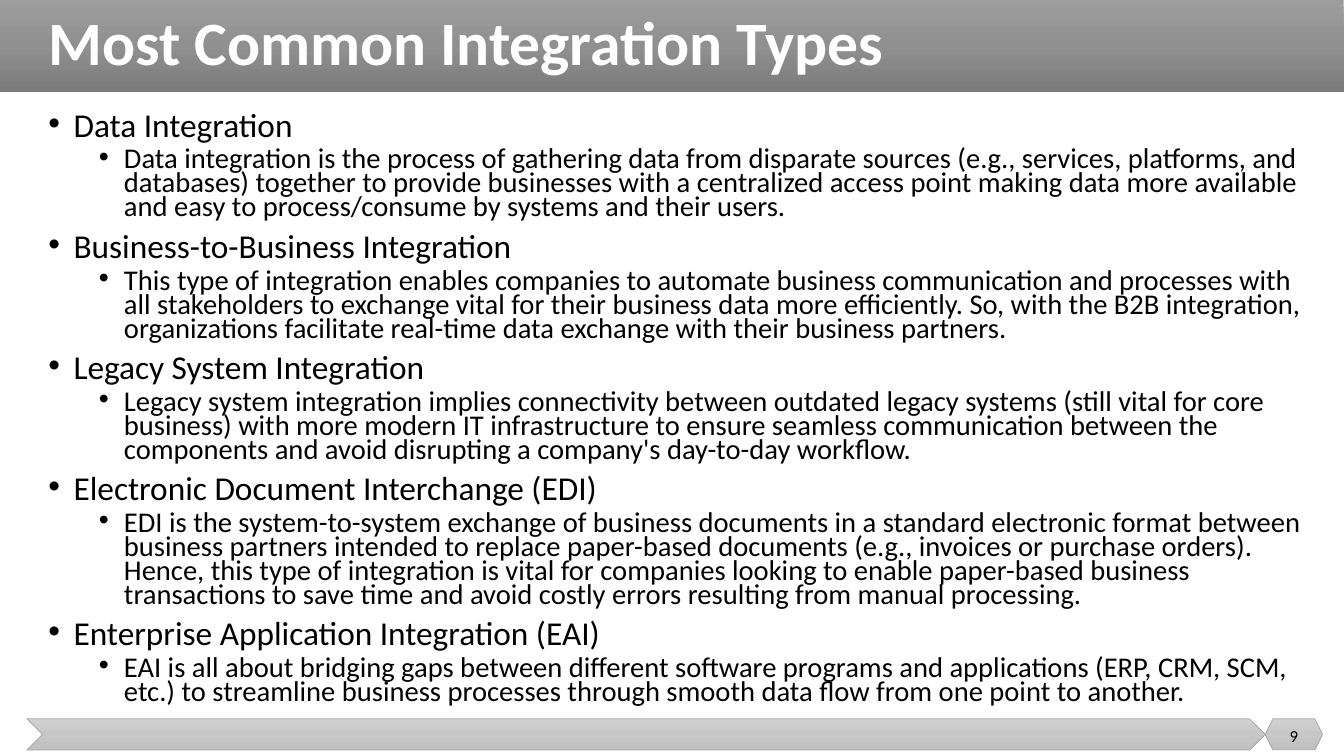
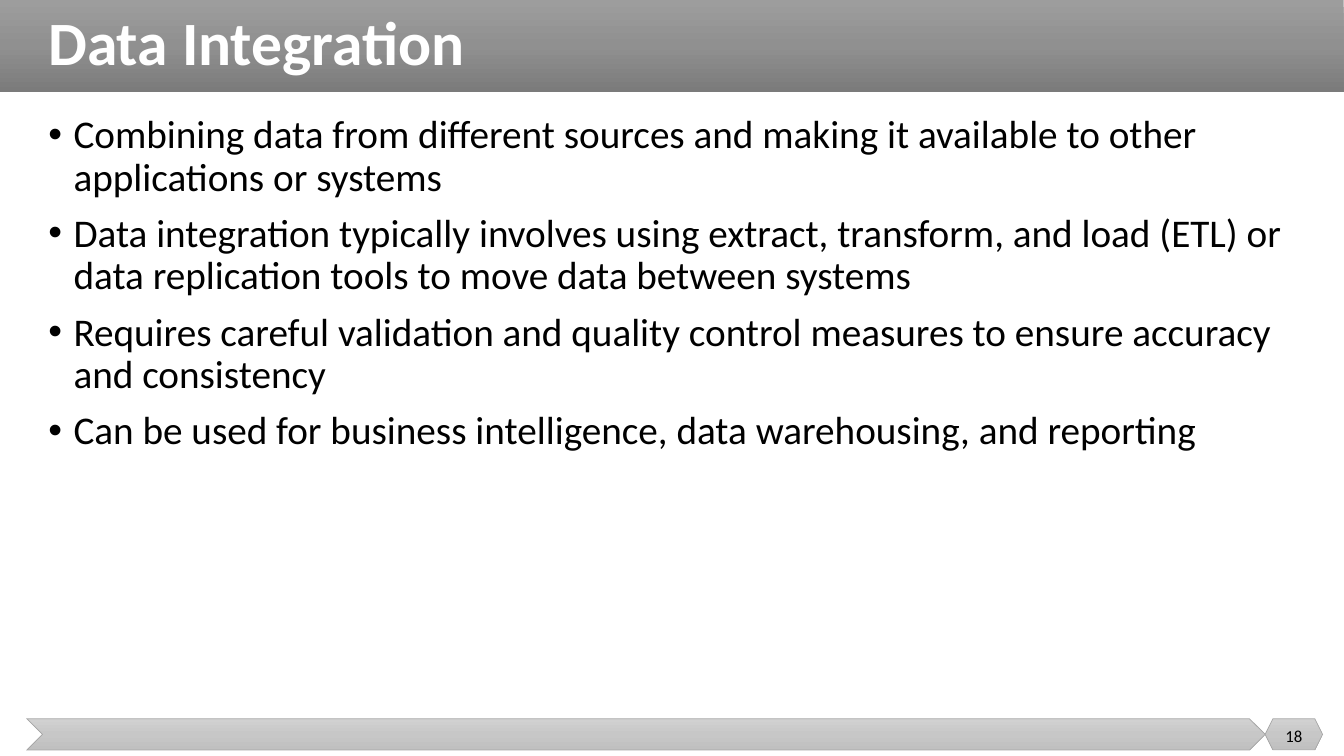
Before and after one commit to malenezi/malenezi, a slide deck: slide 18 of SE495/Lectures/1-Introduction/Introduction.pptx (slide 9 before the commit). Drawn at 1344x756 pixels with LibreOffice and Linux fonts; fonts in the diff are those of the drawing. Boxes give left, top, right and bottom in pixels: in the first picture for what was removed or moved away, otherwise in the second. Text is boxed around its words. In the diff, an @@ line names an element or a change of style, - is before the commit and + after.

```diff
--- a/SE495/Lectures/1-Introduction/Introduction.pptx
+++ b/SE495/Lectures/1-Introduction/Introduction.pptx
@@ title at (48, 22, 464, 75): text changed @@
-Most Common Integration Types
+Data Integration
@@ text at (74, 120, 1281, 451): text changed; size 20.4 to 28 pt @@
-• Data Integration
-  • Data integration is the process of gathering data from disparate sources (e.g., services, platforms, and databases) together to provide businesses with a centralized access point making data more available and easy to process/consume by systems and their users.
-• Business-to-Business Integration
-  • This type of integration enables companies to automate business communication and processes with all stakeholders to exchange vital for their business data more efficiently. So, with the B2B integration, organizations facilitate real-time data exchange with their business partners.
-• Legacy System Integration
-  • Legacy system integration implies connectivity between outdated legacy systems (still vital for core business) with more modern IT infrastructure to ensure seamless communication between the components and avoid disrupting a company's day-to-day workflow.
-• Electronic Document Interchange (EDI)
-  • EDI is the system-to-system exchange of business documents in a standard electronic format between business partners intended to replace paper-based documents (e.g., invoices or purchase orders). Hence, this type of integration is vital for companies looking to enable paper-based business transactions to save time and avoid costly errors resulting from manual processing.
-• Enterprise Application Integration (EAI)
-  • EAI is all about bridging gaps between different software programs and applications (ERP, CRM, SCM, etc.) to streamline business processes through smooth data flow from one point to another.
+• Combining data from different sources and making it available to other applications or systems
+• Data integration typically involves using extract, transform, and load (ETL) or data replication tools to move data between systems
+• Requires careful validation and quality control measures to ensure accuracy and consistency
+• Can be used for business intelligence, data warehousing, and reporting
@@ page number at (1285, 730, 1302, 742): text changed @@
-9
+18
```
Also in this commit, not shown: 14 other slides changed, 17 slides added, 14 slides removed, 2 other files.
